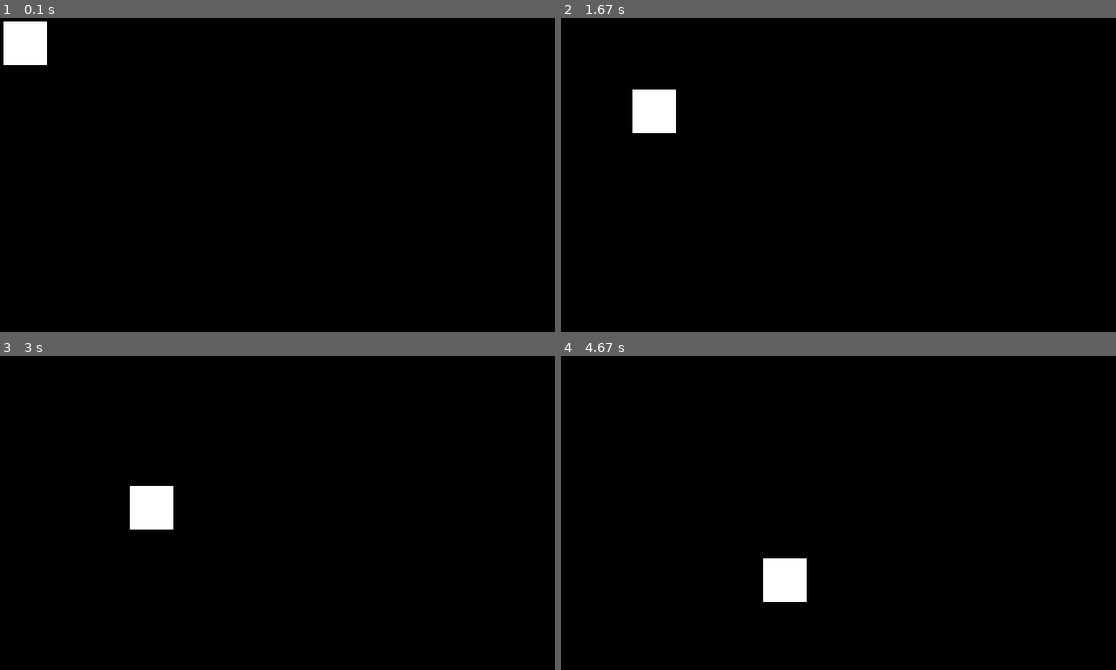
Above: before the commit, frames 1-4 (two rows, left to right).
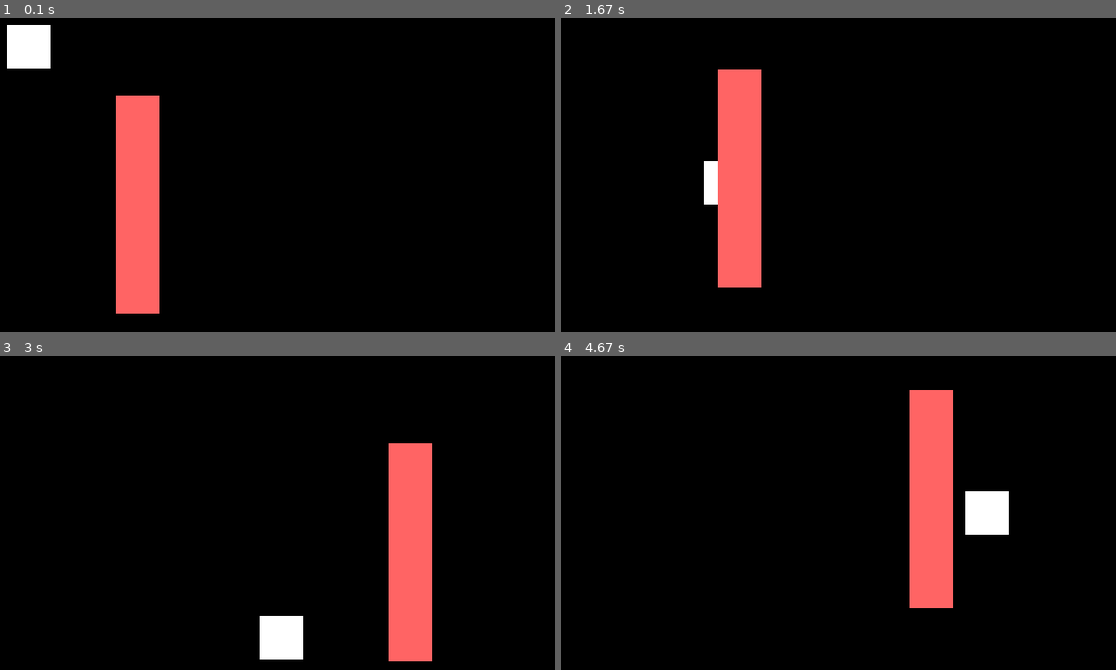
Above: after the commit, the same moments.

Repository: mateocdev/pygame-test-blocks
Game: pygame game, started from main.py
Two runs of this game, one before a commit and one after it. Both use one fixed random seed, a clock stepped at 60 frames per second and the inputs below.
Inputs:
- Up to frame 1 (0.1 s): no input
- Up to frame 2 (1.67 s): no input
- Up to frame 3 (3 s): no input
- Up to frame 4 (4.67 s): no input

The runs differ from the first frame. In frame 1, 5.8% of the frame differs, in the area x 0-29%, y 1-95%; in frame 2, 6.9%; in frame 3, 7.6%, in the area x 23-78%, y 27-98%; in frame 4, 7.6%.

Commit message:
🚧[ADD]Implementing architecture ECS on videogames

Diff:
--- /dev/null
+++ b/src/create/prefab_creator.py
@@ -0,0 +1,15 @@
+import esper
+import pygame
+
+from src.ecs.components.c_transform import CTransform
+from src.ecs.components.c_velocity import CVelocity
+from src.ecs.components.c_surface import CSurface
+
+
+def create_square(ecs_world: esper.World, size: pygame.Vector2, pos: pygame.Vector2, vel: pygame.Vector2,  color: pygame.Color):
+    cuad_entity = ecs_world.create_entity()
+    ecs_world.add_component(cuad_entity, CSurface(size, color))
+    ecs_world.add_component(
+        cuad_entity, CTransform(pos))
+    ecs_world.add_component(
+        cuad_entity, CVelocity(vel))
--- /dev/null
+++ b/src/ecs/components/c_surface.py
@@ -0,0 +1,7 @@
+import pygame
+
+
+class CSurface(pygame.Surface):
+    def __init__(self, size: pygame.Vector2, color: pygame.Color):
+        self.surf = pygame.Surface(size)
+        self.surf.fill(color)
--- /dev/null
+++ b/src/ecs/components/c_transform.py
@@ -0,0 +1,6 @@
+import pygame
+
+
+class CTransform:
+    def __init__(self, pos: pygame.Vector2) -> None:
+        self.pos = pos
--- /dev/null
+++ b/src/ecs/components/c_velocity.py
@@ -0,0 +1,6 @@
+import pygame
+
+
+class CVelocity:
+    def __init__(self, vel: pygame.Vector2) -> None:
+        self.vel = vel
--- /dev/null
+++ b/src/ecs/systems/s_movement.py
@@ -0,0 +1,14 @@
+import esper
+
+from src.ecs.components.c_transform import CTransform
+from src.ecs.components.c_velocity import CVelocity
+
+
+def system_movement(word: esper.World, delta_time: float):
+    components = word.get_components(CTransform, CVelocity)
+
+    c_t: CTransform
+    c_v: CVelocity
+    for entity, (c_t, c_v) in components:
+        c_t.pos.x += c_v.vel.x * delta_time
+        c_t.pos.y += c_v.vel.y * delta_time
--- /dev/null
+++ b/src/ecs/systems/s_rendering.py
@@ -0,0 +1,13 @@
+import esper
+import pygame
+
+from src.ecs.components.c_transform import CTransform
+from src.ecs.components.c_surface import CSurface
+
+
+def system_rendering(word: esper.World, screen: pygame.Surface):
+    components = word.get_components(CTransform, CSurface)
+    c_t: CTransform
+    c_s: CSurface
+    for entity, (c_t, c_s) in components:
+        screen.blit(c_s.surf, c_t.pos)
--- /dev/null
+++ b/src/ecs/systems/s_screen_bounce.py
@@ -0,0 +1,29 @@
+import esper
+import pygame
+
+from src.ecs.components.c_transform import CTransform
+from src.ecs.components.c_velocity import CVelocity
+from src.ecs.components.c_surface import CSurface
+
+
+def system_screen_bounce(world: esper.World, screen: pygame.Surface):
+    screen_rect = screen.get_rect()
+    components = world.get_components(CTransform, CVelocity, CSurface)
+
+    c_t: CTransform
+    c_v: CVelocity
+    c_s: CSurface
+
+    for entity, (c_t, c_v, c_s) in components:
+        """Check if the square is out of the screen"""
+        cuad_rect = c_s.surf.get_rect(topleft=c_t.pos)
+
+        if cuad_rect.left <= 0 or cuad_rect.right >= screen_rect.width:
+            c_v.vel.x *= -1
+            cuad_rect.clamp_ip(screen_rect)
+            c_t.pos.x = cuad_rect.x
+
+        if cuad_rect.top <= 0 or cuad_rect.bottom >= screen_rect.height:
+            c_v.vel.y *= -1
+            cuad_rect.clamp_ip(screen_rect)
+            c_t.pos.y = cuad_rect.y
--- a/src/engine/game_engine.py
+++ b/src/engine/game_engine.py
@@ -1,4 +1,10 @@
 import pygame
+import esper
+
+from src.ecs.systems.s_movement import system_movement
+from src.ecs.systems.s_rendering import system_rendering
+from src.ecs.systems.s_screen_bounce import system_screen_bounce
+from src.create.prefab_creator import create_square
 
 
 class GameEngine:
@@ -15,6 +21,8 @@
         """Set delta time"""
         self.delta_time = 0
 
+        self.ecs_world = esper.World()
+
     def run(self) -> None:
         self._create()
         self.is_running = True
@@ -26,17 +34,10 @@
         self._clean()
 
     def _create(self):
-        """Create the velocity"""
-        self.vel_cuad = pygame.Vector2(50, 50)
-        """Create the game objects"""
-        self.pos_cuad = pygame.Vector2(0, 0)
-        size_cuad = pygame.Vector2(50, 50)
-        col_cuad = pygame.Color(255, 255, 255)
-
-        """Create surface"""
-        self.surf_cuad = pygame.Surface(size_cuad)
-        """Fill surface"""
-        self.surf_cuad.fill(col_cuad)
+        create_square(self.ecs_world, pygame.Vector2(50, 50),
+                      pygame.Vector2(0, 0), pygame.Vector2(100, 100), pygame.Color(255, 255, 255))
+        create_square(self.ecs_world, pygame.Vector2(50, 250),
+                      pygame.Vector2(150, 300), pygame.Vector2(-200, 300), pygame.Color(255, 100, 100))
 
     def _calculate_time(self):
         """Calculate delta time"""
@@ -48,30 +49,14 @@
                 self.is_running = False
 
     def _update(self):
-        self.pos_cuad.x += self.vel_cuad.x * self.delta_time
-        self.pos_cuad.y += self.vel_cuad.y * self.delta_time
-
-        """Check if the square is out of the screen"""
-        screen_rect = self.screen.get_rect()
-        cuad_rect = self.surf_cuad.get_rect(topleft=self.pos_cuad)
-
-        if cuad_rect.left <= 0 or cuad_rect.right >= screen_rect.width:
-            self.vel_cuad.x *= -1
-            cuad_rect.clamp_ip(screen_rect)
-            self.pos_cuad.x = cuad_rect.x
-
-        if cuad_rect.top <= 0 or cuad_rect.bottom >= screen_rect.height:
-            self.vel_cuad.y *= -1
-            cuad_rect.clamp_ip(screen_rect)
-            self.pos_cuad.y = cuad_rect.y
+        system_movement(self.ecs_world, self.delta_time)
+        system_screen_bounce(self.ecs_world, self.screen)
 
     def _draw(self):
         """Color the screen"""
         self.screen.fill((0, 0, 0))
+        system_rendering(self.ecs_world, self.screen)
 
-        """Draw the surface"""
-        self.screen.blit(self.surf_cuad, self.pos_cuad)
-        """Clean the screen"""
         pygame.display.flip()
 
     def _clean(self):
